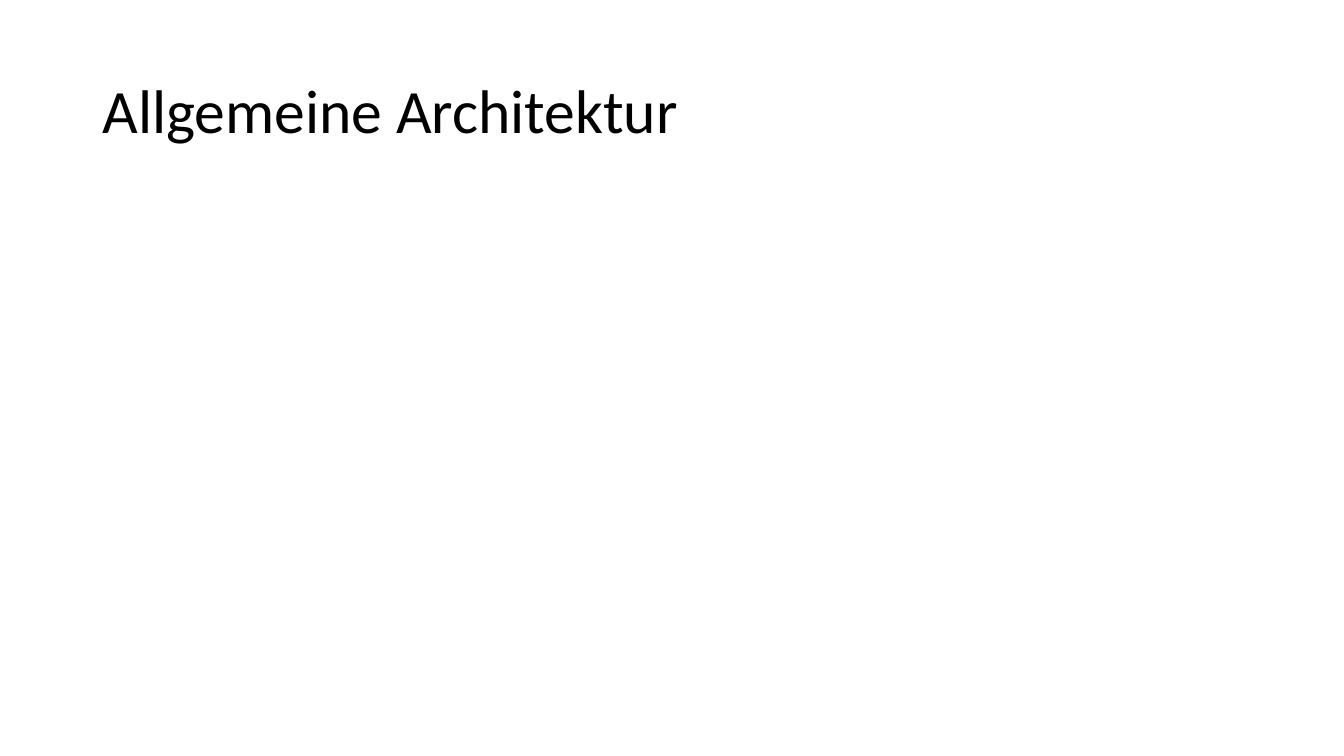
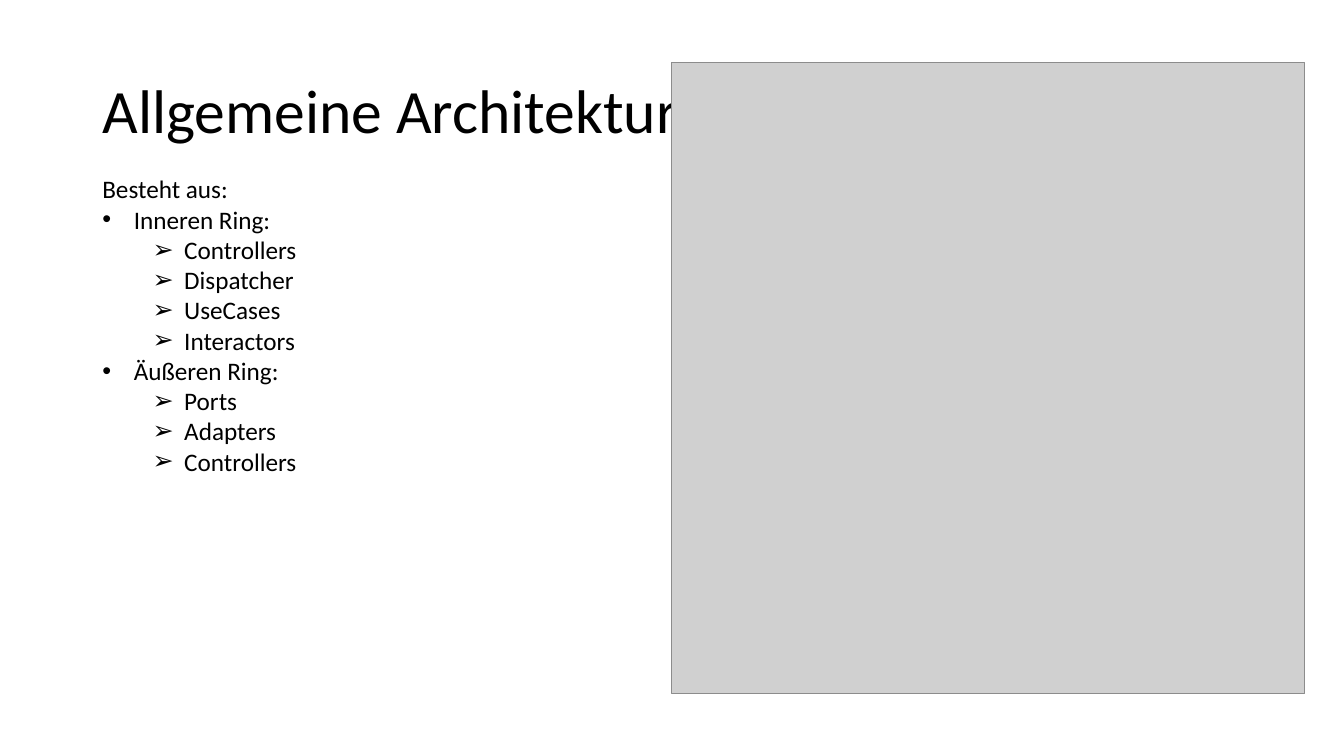
Before and after one commit to IvanAgibalov97/Praxisbericht, a slide deck: slide 7 of präsentation.pptx (slide 5 before the commit). Drawn at 1344x756 pixels with LibreOffice and Linux fonts; fonts in the diff are those of the drawing; grey boxes stand for pictures. Boxes give left, top, right and bottom in pixels: in the first picture for what was removed or moved away, otherwise in the second. Text is boxed around its words. In the diff, an @@ line names an element or a change of style, - is before the commit and + after.

```diff
--- a/präsentation.pptx
+++ b/präsentation.pptx
@@ picture added at (673,63,1306,694) @@
@@ text added at (102,180,296,471), 18 pt, text #000000 @@
+Besteht aus:
+• Inneren Ring:
+  ➢ Controllers
+  ➢ Dispatcher
+  ➢ UseCases
+  ➢ Interactors
+• Äußeren Ring:
+  ➢ Ports
+  ➢ Adapters
+  ➢ Controllers
```
Also in this commit, not shown: 3 other slides changed, 8 slides added, 33 other files.
